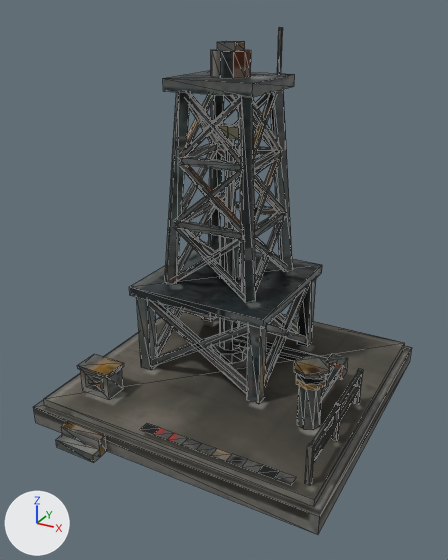
What one commit did to the glTF model game/world/models/pump.glb.
Both versions are drawn from a 50 mm lens placed at (0.7, -1.357, 1.015), pointed at (-0.002, -0.081, 0.377). The lights are fixed; the arrows at lower left show +X, +Y and +Z. The older version comes first. Mesh edges are drawn as thin lines. Where no turn or scale is listed for an object, it has been applied to the vertices. Vertices at exactly the same position are counted once.

Objects in the first picture: 'move_rod', 'te_pump'.
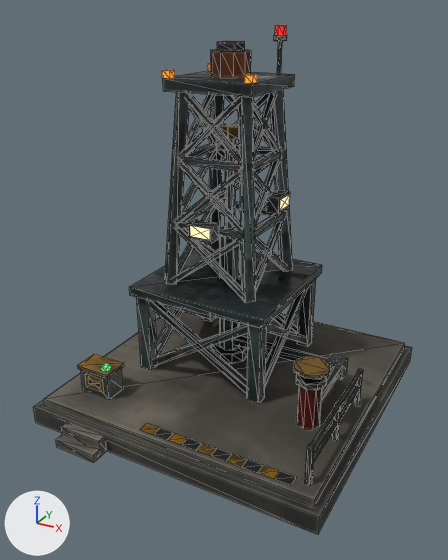
The change, as a list of edits to the scene's bpy script:
```text
Add img_te_pump_glow:
    img_te_pump_glow = load_image('te_pump_glow', '_unpacked/te_pump_glow', 512, 512, 'sRGB')
Change mat_te_pump:
    where n0 = _N.new('ShaderNodeBsdfPrincipled'); n0.name = 'Principled BSDF'
    add n0.inputs[28].default_value = 1.0  # 'Emission Strength'
    where n2 = _N.new('ShaderNodeTexImage'); n2.name = 'Image Texture'
    n2.image: img_te_pump_color -> img_te_pump_glow
    add n4 = _N.new('ShaderNodeTexImage'); n4.name = 'Image Texture.001'
    add n4.image = img_te_pump_color
    remove n4 = _N.new('ShaderNodeTexImage'); n4.name = 'Image Texture.001'
    remove n4.image = img_te_pump_finish
    add n5 = _N.new('ShaderNodeTexImage'); n5.name = 'Image Texture.002'
    add n5.image = img_te_pump_finish
    remove _L.new(n2.outputs[0], n0.inputs[0])  # 'Color' to 'Base Color'
    where n3 = _N.new('ShaderNodeSeparateColor'); n3.name = 'Separate Color'
    remove _L.new(n4.outputs[0], n3.inputs[0])  # 'Color' to 'Color'
    add _L.new(n2.outputs[0], n0.inputs[27])  # 'Color' to 'Emission Color'
    add _L.new(n4.outputs[0], n0.inputs[0])  # 'Color' to 'Base Color'
    add _L.new(n5.outputs[0], n3.inputs[0])  # 'Color' to 'Color'
Change me_te_pump:
    used by ob_te_pump; location = (0.0, 0.0, 0.0)
    remove me_te_pump.from_pydata(...)  # 700 vertices, 1064 faces; spans x -0.4..0.4, y -0.45..0.4, z 0.0..0.97
    add me_te_pump.from_pydata(...)  # 796 vertices, 1204 faces; spans x -0.4..0.4, y -0.45..0.4, z 0.0..0.974
    me_te_pump part 1: a new loose piece, a box spanning x 0.039..0.061, y -0.061..-0.039, z 0.86..0.878, in mat_te_pump
    me_te_pump part 2: a new loose piece, a 6-sided cylinder along z spanning x 0.016..0.044, y 0.134..0.166, z 0.94..0.952, in mat_te_pump
    me_te_pump part 3: a new loose piece, a 6-sided cylinder along z spanning x 0.018..0.042, y 0.136..0.164, z 0.952..0.974, in mat_te_pump
    me_te_pump part 4: a new loose piece, a box spanning x -0.181..-0.159, y -0.061..-0.039, z 0.86..0.878, in mat_te_pump
    me_te_pump part 5: a new loose piece, a box spanning x -0.249..-0.231, y -0.294..-0.276, z 0.15..0.162, in mat_te_pump
    me_te_pump part 6: a new loose piece, a box spanning x -0.095..-0.025, y -0.097..-0.062, z 0.48..0.52, in mat_te_pump
    me_te_pump part 7: a new loose piece, a box spanning x 0.062..0.097, y 0.025..0.095, z 0.54..0.58, in mat_te_pump
    me_te_pump part 8: 4 vertices moved from x 0.026..0.034, y 0.146..0.154, z 0.97 to x 0.026..0.034, y 0.146..0.154, z 0.94
    me_te_pump part 9: 4 vertices added at x -0.089..-0.031, y -0.098, z 0.486..0.514
    me_te_pump part 10: 4 vertices added at x 0.098, y 0.031..0.089, z 0.546..0.574
    me_te_pump part 11: 1009 kept faces spanning x -0.4..0.4, y -0.45..0.4, z 0.0..0.94 get new texture (UV) coordinates
    other edits to the shape of me_te_pump do not show in these pictures
```

Changed parts and their boxes (x1, y1, x2, y2) in the pictures (448 x 560 px; the box of a moved part takes in the faces that stretch with it):
'te_pump', surface changed, reshaped: before (33, 27, 412, 534); after (33, 25, 412, 534)
'move_rod', surface changed: (218, 124, 239, 229) in both
part 1 of me_te_pump, added: after (244, 74, 257, 83)
part 2 of me_te_pump, added: after (274, 35, 287, 41)
part 3 of me_te_pump, added: after (275, 25, 286, 36)
part 4 of me_te_pump, added: after (162, 69, 175, 78)
part 5 of me_te_pump, added: after (101, 363, 111, 372)
part 6 of me_te_pump, added: after (188, 219, 219, 243)
part 7 of me_te_pump, added: after (266, 190, 290, 213)
part 8 of me_te_pump, moved or reshaped: before (277, 27, 283, 75); after (277, 41, 282, 75)
part 9 of me_te_pump, added: after (190, 226, 210, 240)
part 10 of me_te_pump, added: after (280, 194, 290, 210)
part 11 of me_te_pump, surface changed: before (44, 27, 412, 534); after (44, 41, 412, 534)
